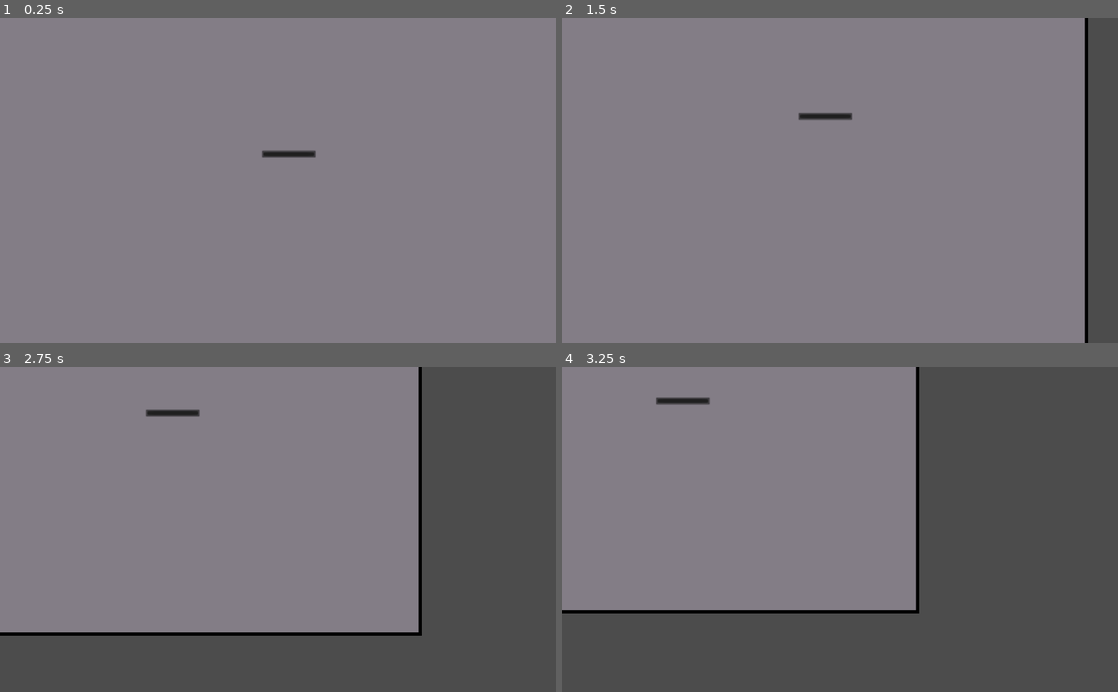
Above: before the commit, frames 1-4 (two rows, left to right).
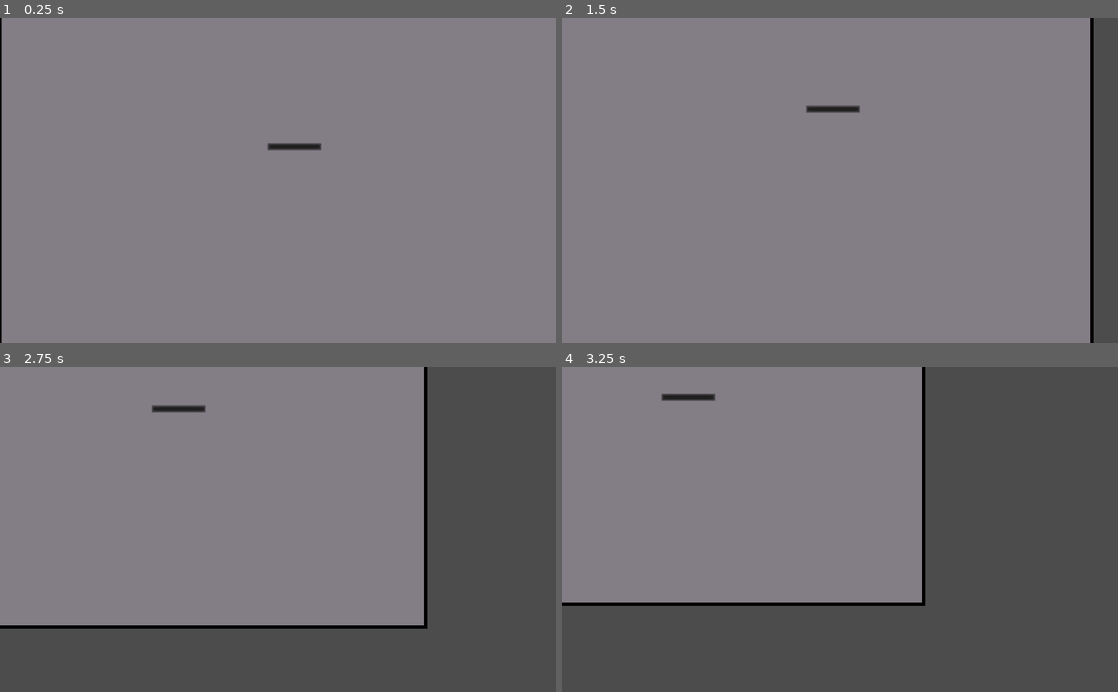
Above: after the commit, the same moments.

Repository: vzaayer/godot-jam-2022
Game: Godot game, scene res://scenes/BaseScene.tscn
Same seed, same stepped clock (60 frames per second), same inputs: the game is played once before the commit and once after it.
Inputs:
- Up to frame 1 (0.25 s): no input
- Up to frame 2 (1.5 s): hold Right (ui_right) 0.53-1.28 s; hold Down (ui_down) from 1.28 s (still down)
- Up to frame 3 (2.75 s): release Down (ui_down) at 2.03 s; hold Right (ui_right) from 2.03 s (still down)
- Up to frame 4 (3.25 s): release Right (ui_right) at 2.78 s; hold Up (ui_up) from 2.78 s (still down)

The runs differ from the first frame. In frame 1, 0.8% of the frame differs, in the area x 0-58%, y 0-100%; in frame 2, 2.0%; in frame 3, 4.0%, in the area x 0-77%, y 0-83%; in frame 4, 3.8%.

Commit message:
size change

Diff:
--- a/scenes/Charachter.tscn
+++ b/scenes/Charachter.tscn
@@ -14,6 +14,7 @@
 script = ExtResource( 1 )
 
 [node name="CollisionShape2D" type="CollisionShape2D" parent="."]
+scale = Vector2( 3, 3 )
 shape = SubResource( 1 )
 
 [node name="Camera2D" type="Camera2D" parent="."]
